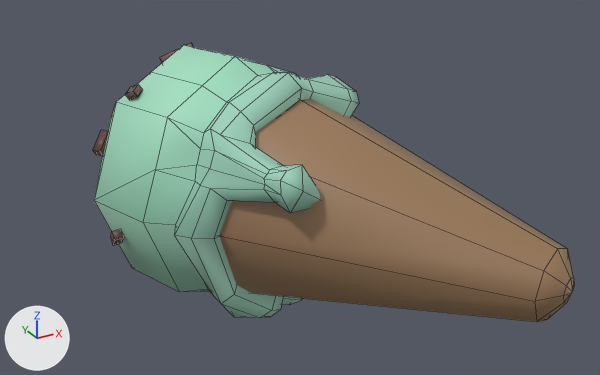
Before and after pictures for a commit that changed the FBX model gmtk25/Assets/Art/Models/CharmsBeads/charm_freeze.fbx.
Both versions are drawn from a camera (50 mm lens) standing at (-1.56, -4.47, 1.64) and looking at (0.24, -1.2, 0.01). Lighting does not change. The marker at lower left points along +X, +Y and +Z. Mesh edges are drawn as thin lines.

Names of what the first picture shows: 'charm_freeze'.
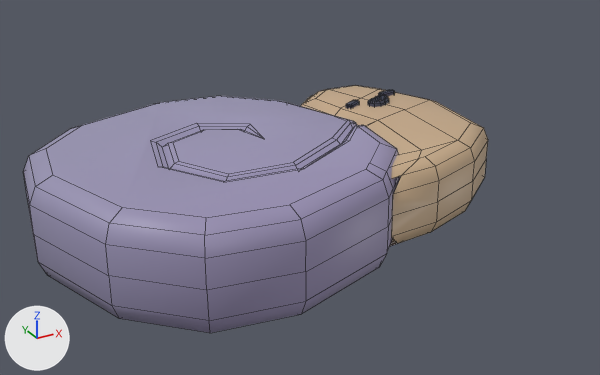
Boxes [x1, y1, x2, y2] around the edits, measured in the pictures (600 x 375 px):
'charm_freeze', reshaped (11% shorter): before [93, 43, 574, 322]; after [23, 85, 488, 333]
part 1 of me_cylinder_009, added (blue): after [23, 85, 488, 333]
part 2 of me_cylinder_009, added: after [368, 95, 389, 107]
part 3 of me_cylinder_009, added: after [346, 100, 359, 108]
part 4 of me_cylinder_009, added: after [378, 90, 395, 96]
part 5 of me_cylinder_009, deleted (brown): before [93, 43, 194, 246]
part 6 of me_cylinder_009, deleted: before [94, 45, 574, 322]

The change, as a list of edits to the scene's bpy script:
```text
Change me_cylinder_009:
    used by ob_charm_freeze; location = (0.0, 0.0, 0.0)
    remove me_cylinder_009.from_pydata(...)  # 410 vertices, 382 faces; spans x -0.68..0.8, y -2.57..0.23, z -0.63..0.63
    add me_cylinder_009.from_pydata(...)  # 707 vertices, 660 faces; spans x -1.01..1.36, y -1.94..0.23, z -0.25..0.25
    me_cylinder_009 part 1: a new loose piece of 286 vertices spanning x -1.01..1.36, y -1.94..-0.21, z -0.25..0.25, in mat_m_masterpalette (picture img_t_masterpalette_png)
    me_cylinder_009 part 2: a new loose piece of 117 vertices spanning x 0.91..1.05, y -0.82..-0.72, z -0.23..0.23, in mat_m_masterpalette (picture img_t_masterpalette_png)
    me_cylinder_009 part 3: a new loose piece of 64 vertices spanning x 0.78..0.88, y -0.78..-0.7, z -0.22..0.22, in mat_m_masterpalette (picture img_t_masterpalette_png)
    me_cylinder_009 part 4: a new loose piece of 64 vertices spanning x 1.05..1.16, y -0.69..-0.64, z -0.22..0.22, in mat_m_masterpalette (picture img_t_masterpalette_png)
    me_cylinder_009 part 5: 11 loose pieces with 88 vertices, spanning x -0.63..0.46, y -0.95..-0.24, z -0.58..0.63, are deleted
    me_cylinder_009 part 6
    194 vertices are removed from x -0.68..0.8, y -2.57..-0.21, z -0.63..0.63
    188 faces are deleted
```
